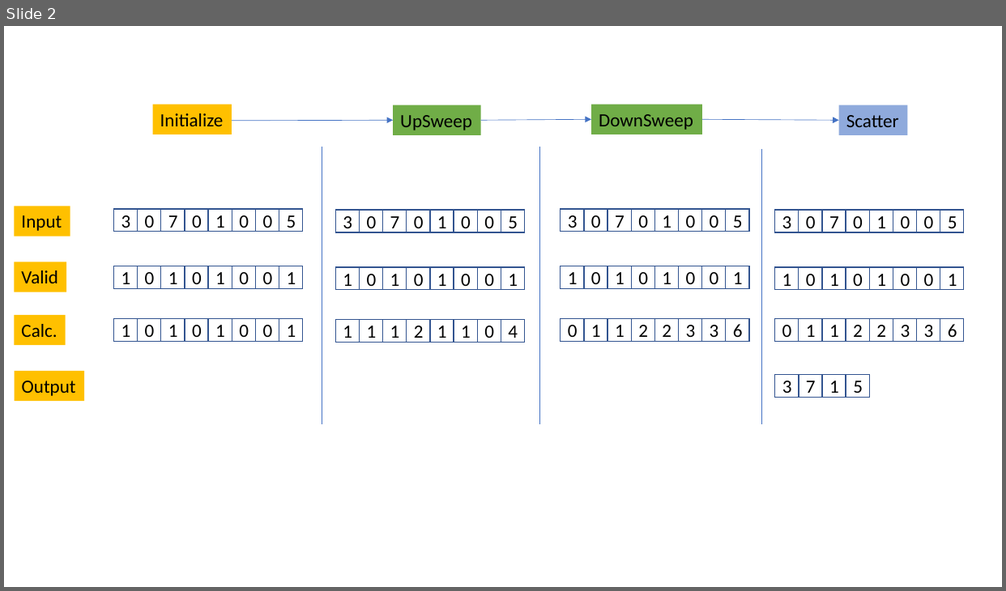
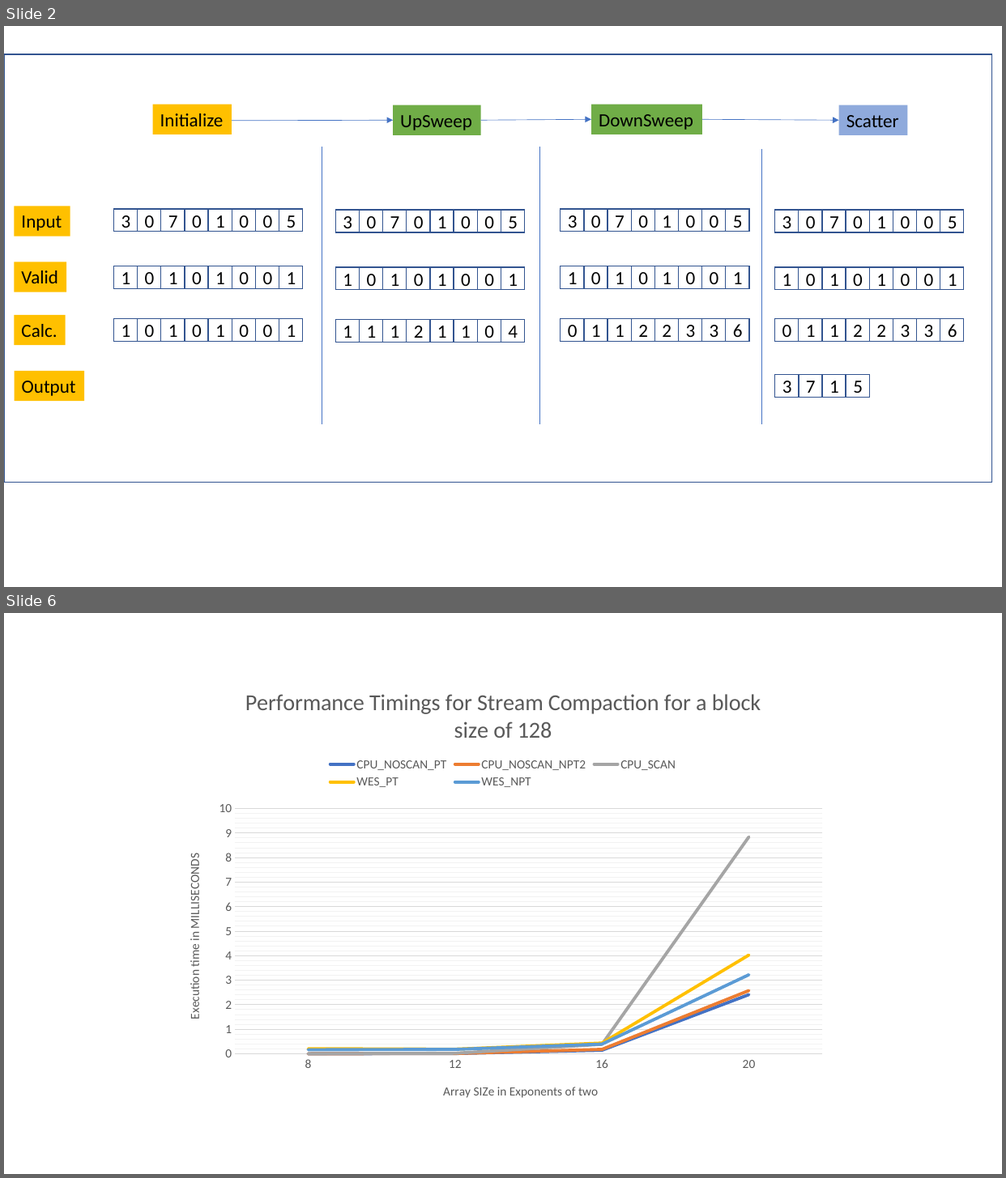
Before and after one commit to ananthaks/Project2-Stream-Compaction, a slide deck: img/New Microsoft PowerPoint Presentation.pptx. Shown one above the other, each under a label of ours: slide 2 before the commit, slides 2 and 6 after it; the slides between them are not shown. The pictures are 1006x591 and 1006x1178 pixels, drawn with LibreOffice and Linux fonts; fonts in the diff are those of the drawing. Boxes give left, top, right and bottom in pixels: in the first picture for what was removed or moved away, otherwise in the second. Text is boxed around its words. In the diff, an @@ line names an element or a change of style, - is before the commit and + after.

```diff
--- a/img/New Microsoft PowerPoint Presentation.pptx
+++ b/img/New Microsoft PowerPoint Presentation.pptx
@@ slide 6 added at [4, 613, 1002, 1174], background #FFFFFF @@
@@ line chart added at [170, 672, 836, 1116] @@
+title "Performance Timings for Stream Compaction for a block size of 128 "
+categories: 8, 12, 16, 20
+CPU_NOSCAN_PT: 0, 0, 0.1, 2.4
+CPU_NOSCAN_NPT2: 0, 0, 0.2, 2.6
+CPU_SCAN: 0, 0, 0.4, 8.8
+WES_PT: 0.2, 0.2, 0.4, 4
+WES_NPT: 0.2, 0.2, 0.4, 3.2
@@ slide 2 changed as well @@
@@ rectangle added at [4, 54, 992, 483], fill #FFFFFF, outline #325491 1 pt @@
```
Also in this commit, not shown: 3 other slides added, 24 other files.
